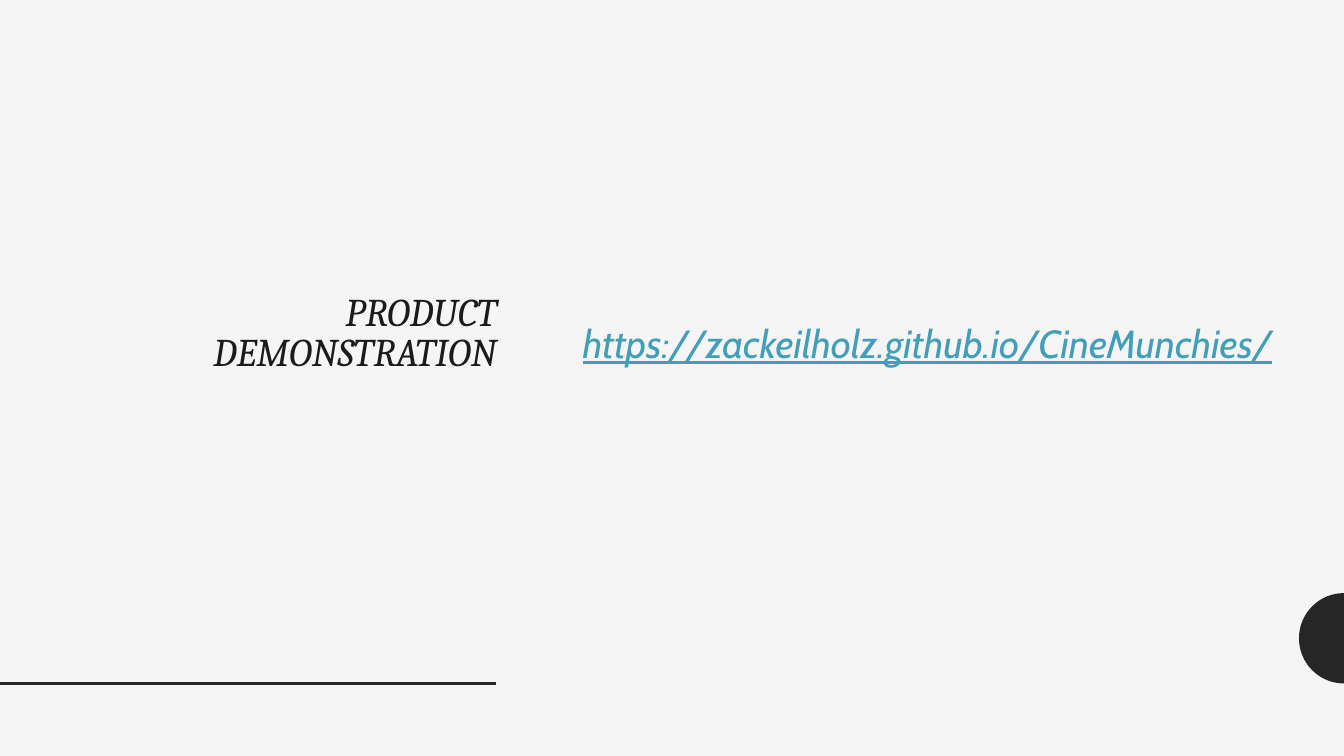
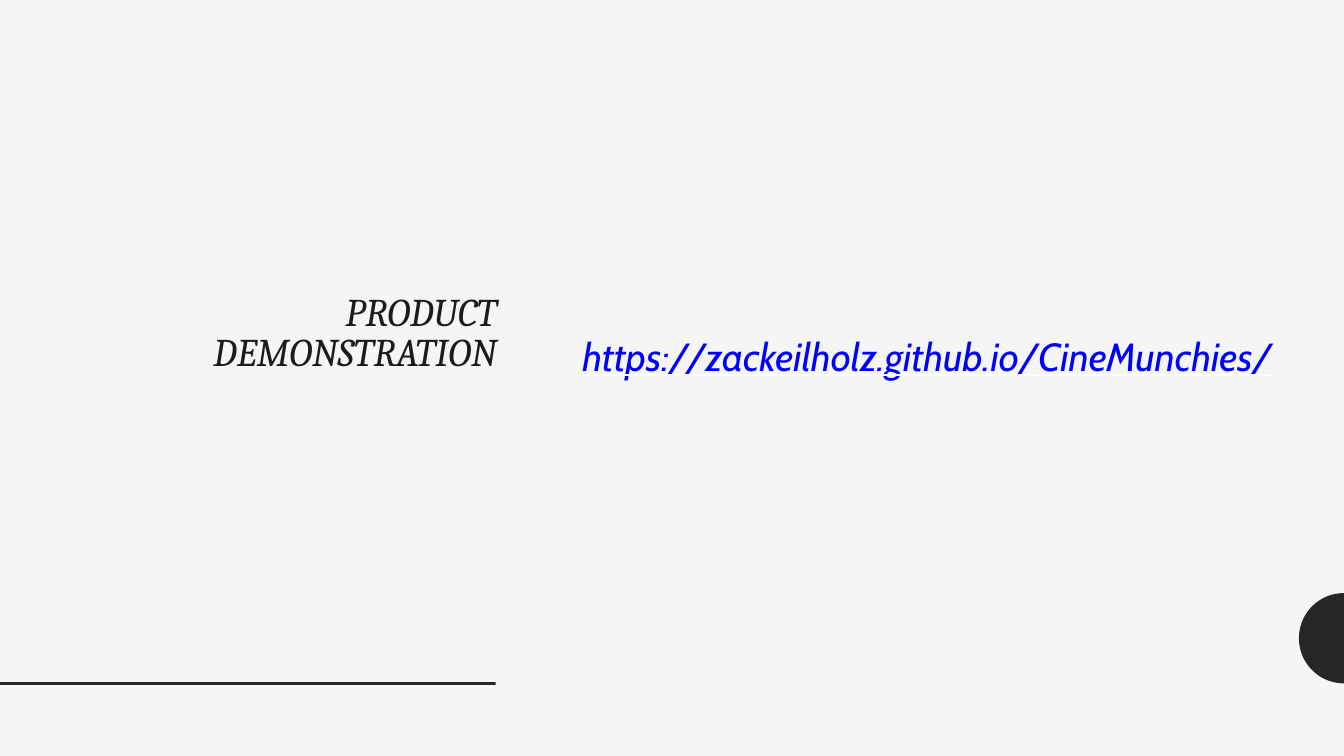
Before and after one commit to ZacKeilholz/CineMunchies, a slide deck: slide 9 of Team Urkel v04.pptx. Drawn at 1344x756 pixels with LibreOffice and Linux fonts; fonts in the diff are those of the drawing. Boxes give left, top, right and bottom in pixels: in the first picture for what was removed or moved away, otherwise in the second. Text is boxed around its words. In the diff, an @@ line names an element or a change of style, - is before the commit and + after.

```diff
--- a/Team Urkel v04.pptx
+++ b/Team Urkel v04.pptx
@@ text "https://zackeilholz.github.io/CineMunchies/" at (582,341,1272,380): text colour #439EB7 to #0000FF; less space between paragraphs @@
```
Also in this commit, not shown: 14 other slides changed, 1 slide added, 1 slide removed, 1 other file.
